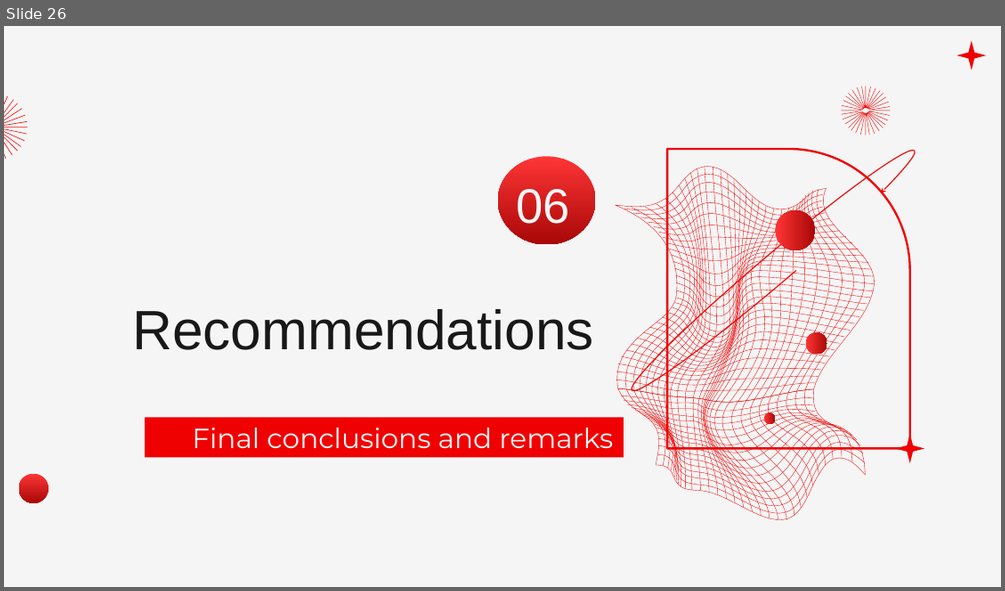
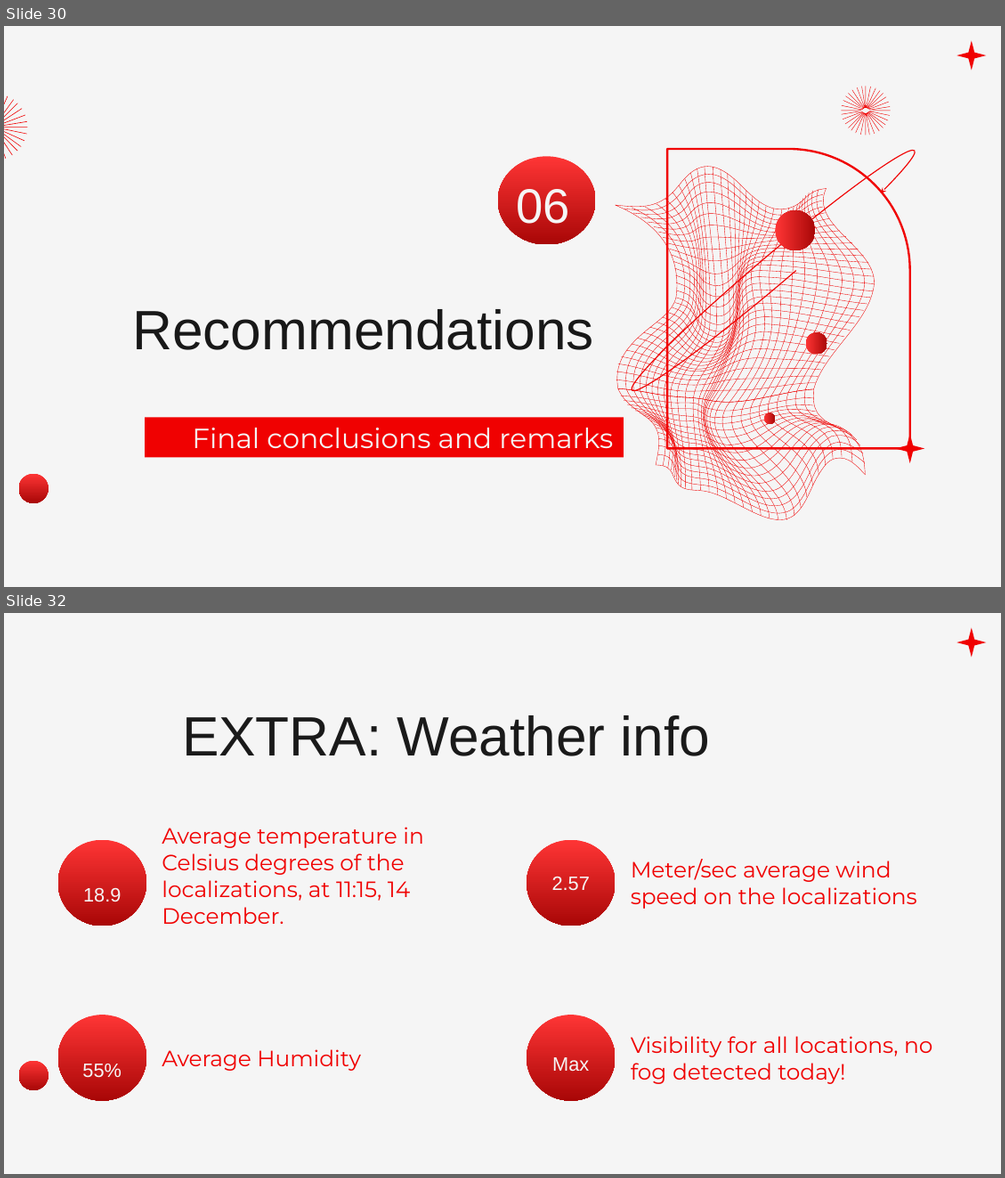
Before and after one commit to jdcarranzas/Prueba-Rappi, a slide deck: Rappi_Case.pptx. Shown one above the other, each under a label of ours: slide 26 before the commit, slides 30 and 32 after it; the slides between them are not shown. The pictures are 1005x591 and 1005x1178 pixels, drawn with LibreOffice and Linux fonts; fonts in the diff are those of the drawing; background and template pictures are left out. Boxes give left, top, right and bottom in pixels: in the first picture for what was removed or moved away, otherwise in the second. Text is boxed around its words. In the diff, an @@ line names an element or a change of style, - is before the commit and + after.

```diff
--- a/Rappi_Case.pptx
+++ b/Rappi_Case.pptx
@@ slide 32 added at [4,613,1001,1174], background #F5F5F5; not listed: 2 template elements that a slide beside it also shows @@
@@ title added at [182,715,710,756], 40 pt, text #1A1A1A @@
+EXTRA: Weather info
@@ ellipse added at [57,839,146,925], fill gradient #FE3535 to #A90707, 14 pt, text #F5F5F5 @@
+18.9
@@ text added at [162,827,424,924], 16 pt, text #F00101 @@
+Average temperature in Celsius degrees of the localizations, at 11:15, 14 December.
@@ ellipse added at [526,839,615,925], fill gradient #FE3535 to #A90707, 14 pt, text #F5F5F5 @@
+2.57
@@ text added at [631,859,917,908], 16 pt, text #F00101 @@
+Meter/sec average wind speed on the localizations
@@ ellipse added at [57,1014,146,1101], fill gradient #FE3535 to #A90707, 14 pt, text #F5F5F5 @@
+55%
@@ ellipse added at [526,1014,615,1101], fill gradient #FE3535 to #A90707, 14 pt, text #F5F5F5 @@
+Max
@@ text added at [631,1036,932,1084], 16 pt, text #F00101 @@
+Visibility for all locations, no fog detected today!
@@ text added at [162,1049,361,1070], 16 pt, text #F00101 @@
+Average Humidity
@@ what was slide 26 is now slide 30 @@
```
Also in this commit, not shown: 1 slide changed, 4 other slides added, 3 other files.
